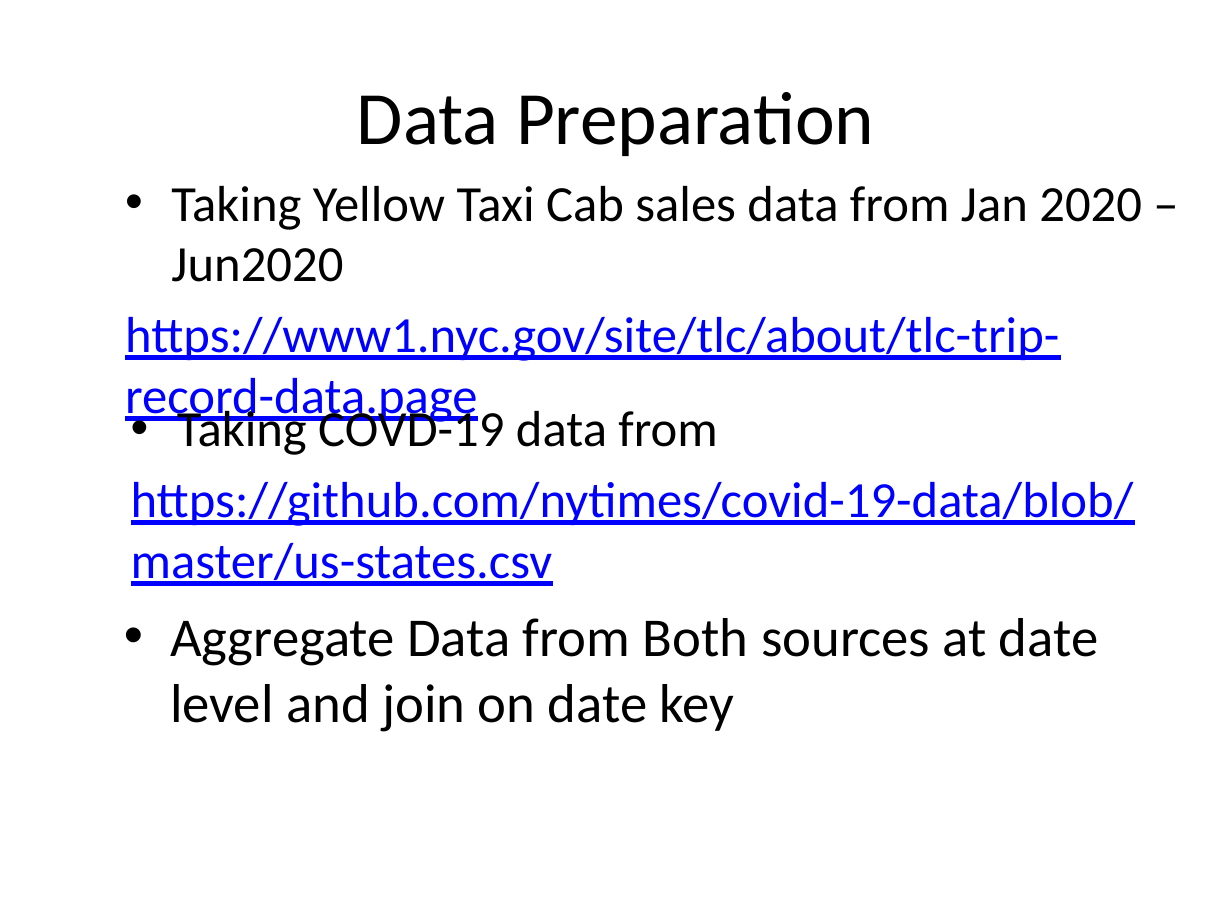
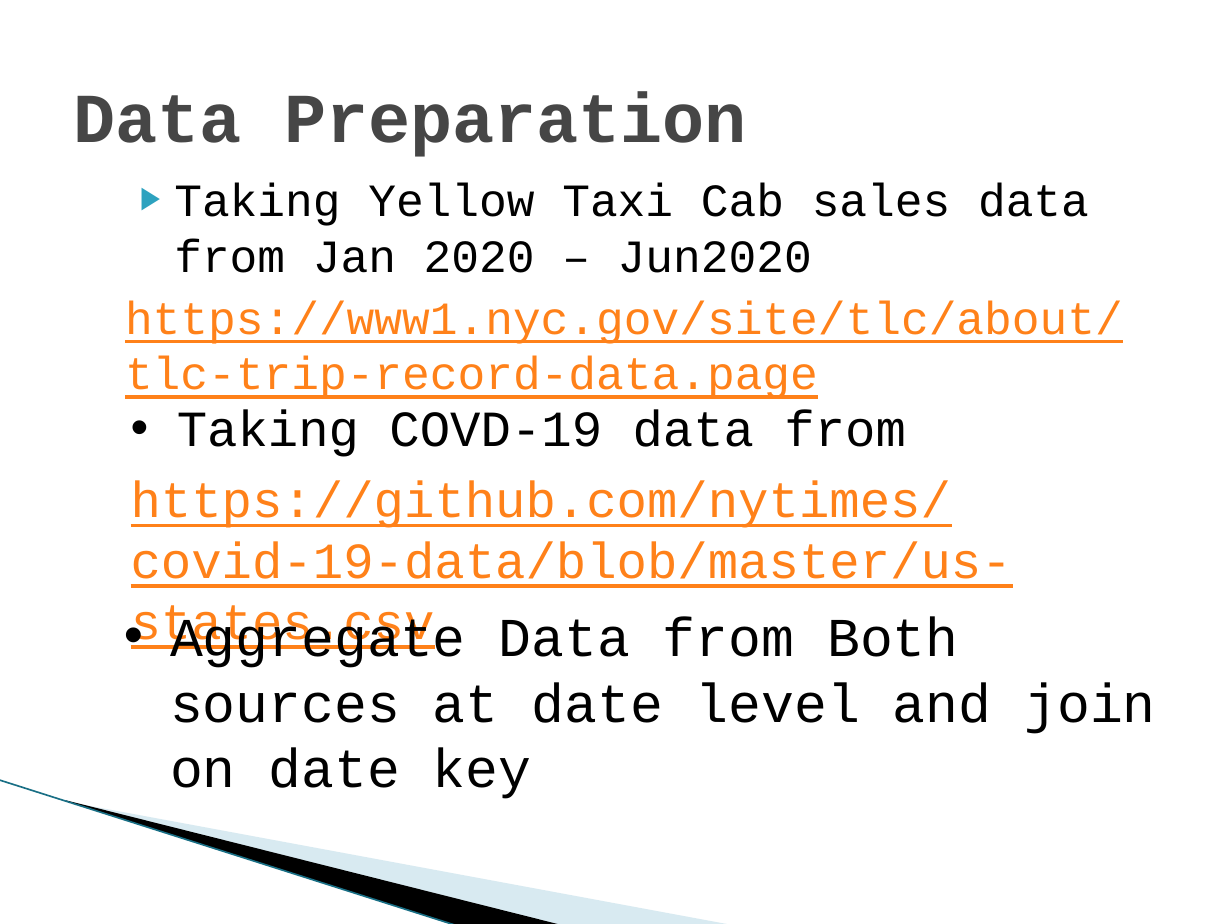
Before and after one commit to ziadmohd/NYCYellowTaxi, a slide deck: slide 4 of Impact of COVID-10 on NYC Taxi Industries.pptx (slide 3 before the commit). Drawn at 1232x924 pixels with LibreOffice and Linux fonts; fonts in the diff are those of the drawing; background and template pictures are left out. Boxes give left, top, right and bottom in pixels: in the first picture for what was removed or moved away, otherwise in the second. Text is boxed around its words. In the diff, an @@ line names an element or a change of style, - is before the commit and + after.

```diff
--- a/Impact of COVID-10 on NYC Taxi Industries.pptx
+++ b/Impact of COVID-10 on NYC Taxi Industries.pptx
@@ title "Data Preparation" at <box>74,91,747,157</box>: size 44 to 41 pt, font Calibri to Courier New, text colour #000000 to #464646, bold on; alignment centre to left @@
@@ text "Taking Yellow Taxi Cab sales ..." at <box>125,183,1123,399</box>: size 29.6 to 27 pt, font Calibri to Courier New; text colour #0000FF to #FF8119 in "https://www1.nyc.gov/site/tlc/about/tlc-trip-record-data.pag ..."; bullet • to ▶; less space between paragraphs @@
@@ text "Taking COVD-19 data from" at <box>131,410,1012,653</box>: font Calibri to Courier New; text colour #0000FF to #FF8119 in "https://github.com/nytimes/covid-19-data/blob/master/us-stat ..." @@
@@ text "Aggregate Data from Both sources ..." at <box>170,617,1155,799</box>: font Calibri to Courier New @@
@@ line added from (0, 780) to (457, 924), #97C5D8 0.95 pt @@
@@ freeform shape added at <box>65,800,563,924</box>, fill #000000 @@
@@ freeform shape added at <box>68,801,733,924</box>, fill #A0CBDC at 40% opacity @@
```
Also in this commit, not shown: 14 other slides changed, 1 slide added.
